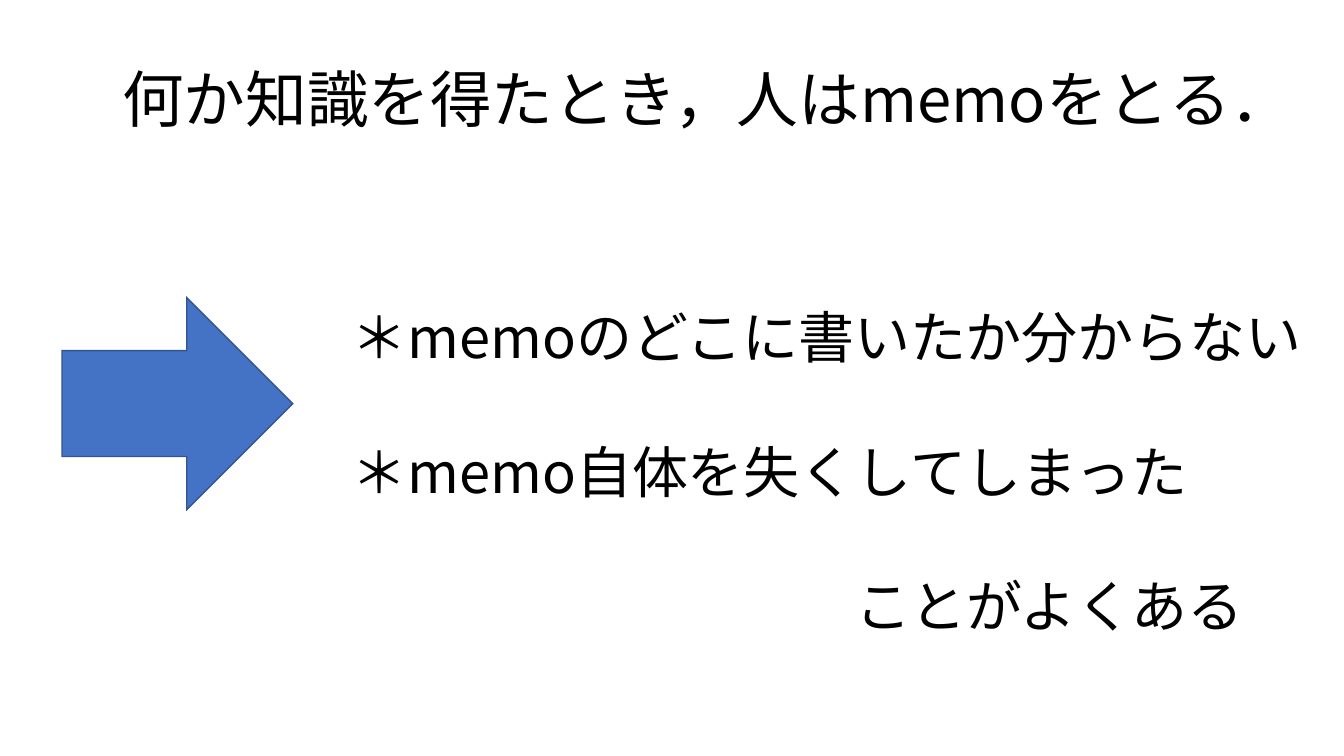
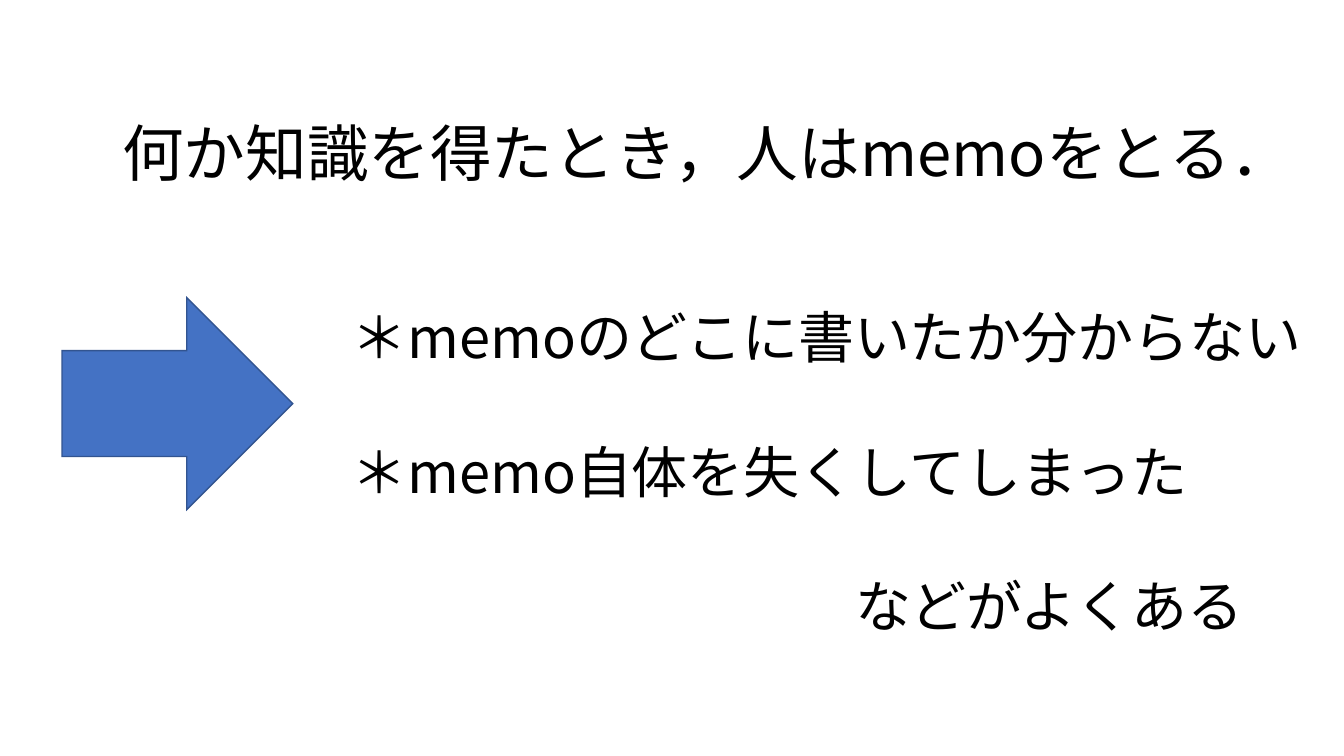
Before and after one commit to daddygongon/my_help, a slide deck: slide 2 of docs/tomoko/mid_presen.pptx. Drawn at 1344x756 pixels with LibreOffice and Linux fonts; fonts in the diff are those of the drawing. Boxes give left, top, right and bottom in pixels: in the first picture for what was removed or moved away, otherwise in the second. Text is boxed around its words. In the diff, an @@ line names an element or a change of style, - is before the commit and + after.

```diff
--- a/docs/tomoko/mid_presen.pptx
+++ b/docs/tomoko/mid_presen.pptx
@@ text "何か知識を得たとき，人はmemoをとる．": place and size @@
-text "何か知識を得たとき，人はmemoをとる．" at (122, 70, 1292, 129)
+text "何か知識を得たとき，人はmemoをとる．" at (122, 124, 1292, 183)
@@ text at (855, 579, 1244, 631): text changed @@
-ことがよくある
+などがよくある
```
Also in this commit, not shown: 5 other slides changed, 2 slides added, 1 other file.
